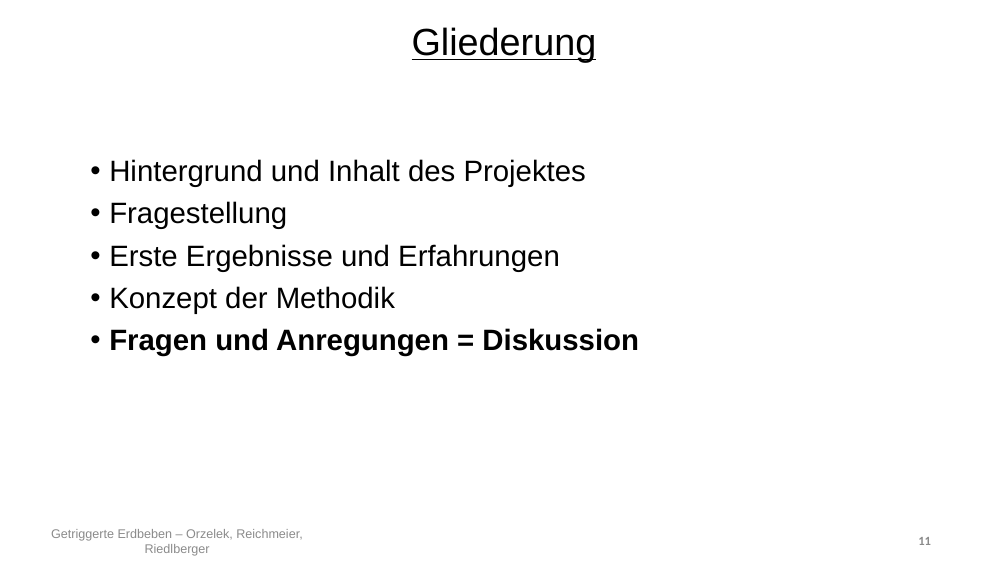
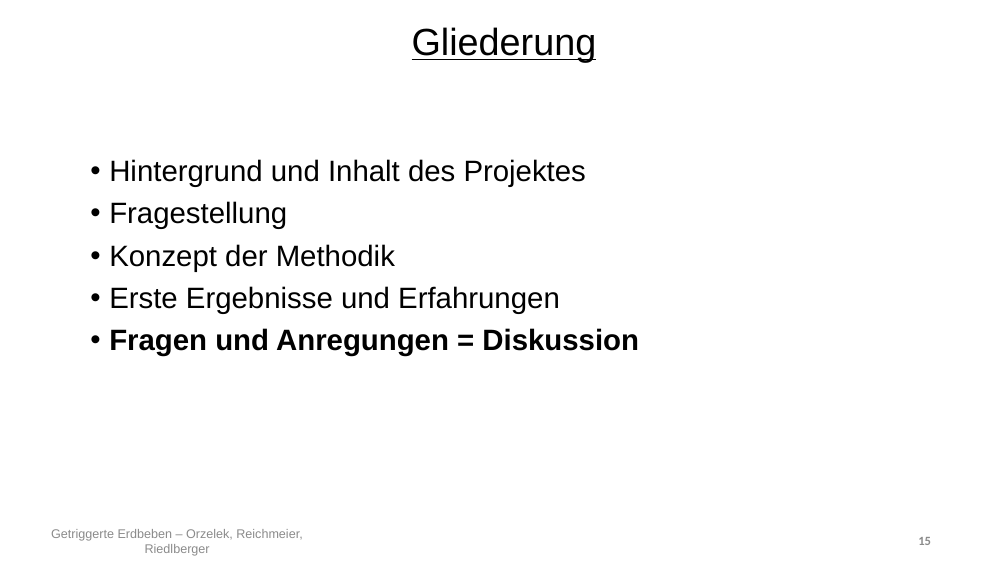
Before and after one commit to Kati77/Praktikum-Erdbeben, a slide deck: slide 15 of PP.pptx (slide 11 before the commit). Drawn at 1008x567 pixels with LibreOffice and Linux fonts; fonts in the diff are those of the drawing. Boxes give left, top, right and bottom in pixels: in the first picture for what was removed or moved away, otherwise in the second. Text is boxed around its words. In the diff, an @@ line names an element or a change of style, - is before the commit and + after.

```diff
--- a/PP.pptx
+++ b/PP.pptx
@@ text at (109,244,395,272): paragraph added @@
+• Konzept der Methodik
@@ text at (109,286,395,314): paragraph removed @@
-• Konzept der Methodik
```
Also in this commit, not shown: 8 other slides changed, 5 slides added, 1 slide removed.
